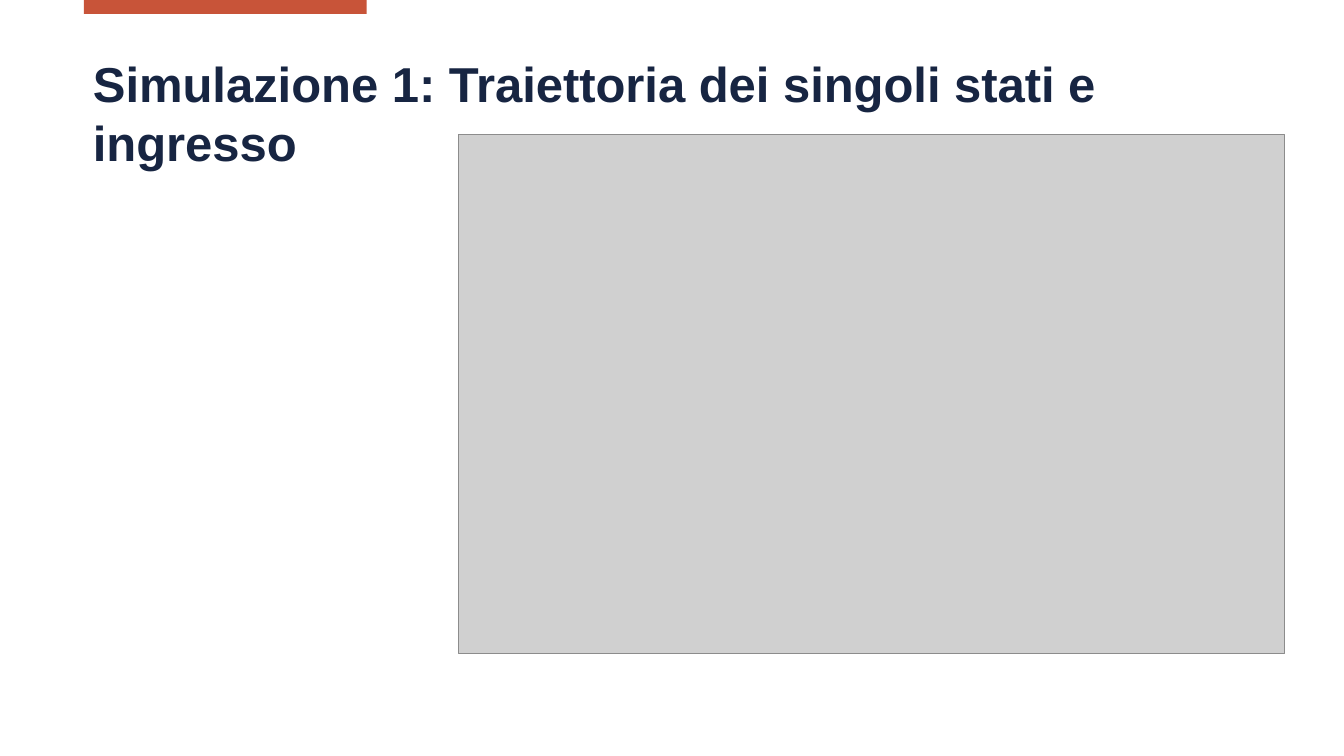
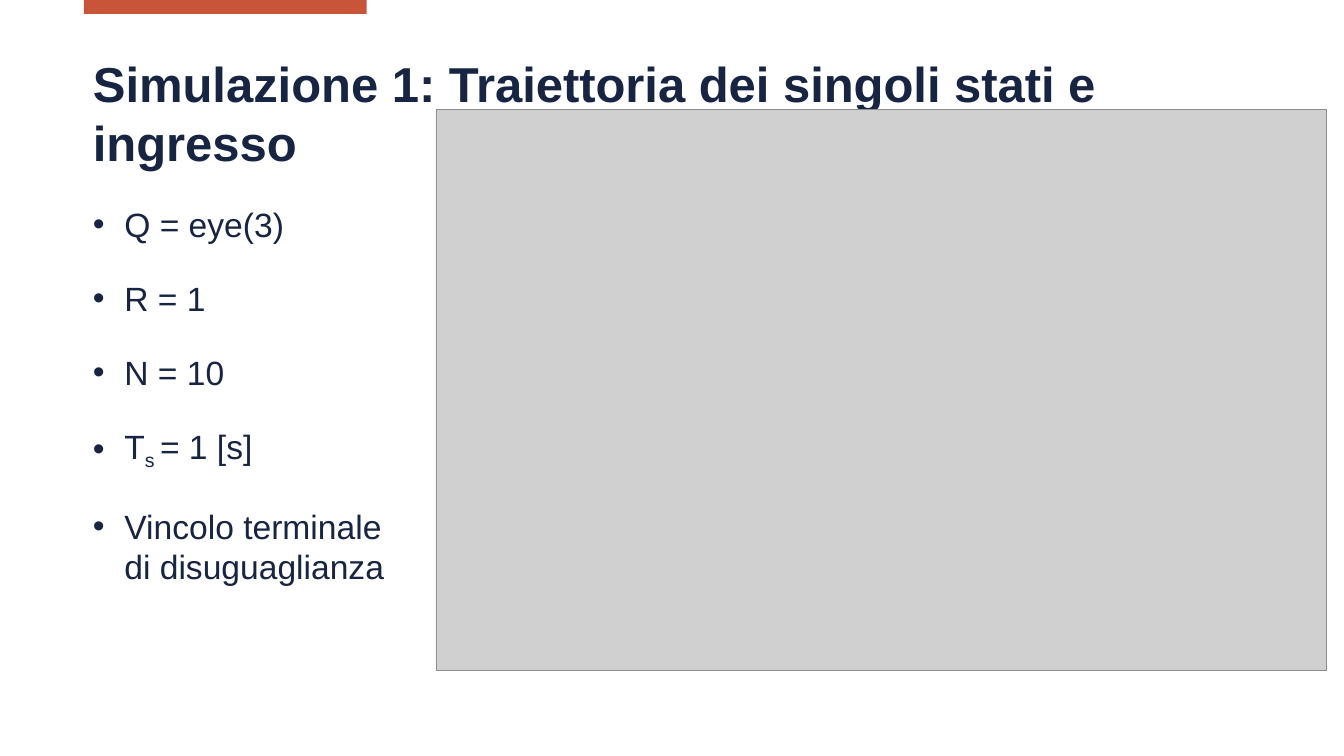
Before and after one commit to wasim-essbai/CAM_MPCCSTR, a slide deck: slide 19 of Presentazione.pptx. Drawn at 1344x756 pixels with LibreOffice and Linux fonts; fonts in the diff are those of the drawing; grey boxes stand for pictures; background and template pictures are left out. Boxes give left, top, right and bottom in pixels: in the first picture for what was removed or moved away, otherwise in the second. Text is boxed around its words. In the diff, an @@ line names an element or a change of style, - is before the commit and + after.

```diff
--- a/Presentazione.pptx
+++ b/Presentazione.pptx
@@ picture: place and size @@
-picture at (459, 134, 1286, 653)
+picture at (437, 109, 1327, 670)
@@ text added at (124, 212, 384, 586), 24 pt, text #172542 @@
+• Q = eye(3)
+• R = 1
+• N = 10
+• Ts = 1 [s]
+• Vincolo terminale di disuguaglianza
```
Also in this commit, not shown: 6 other slides changed, 4 slides added, 7 other files.
